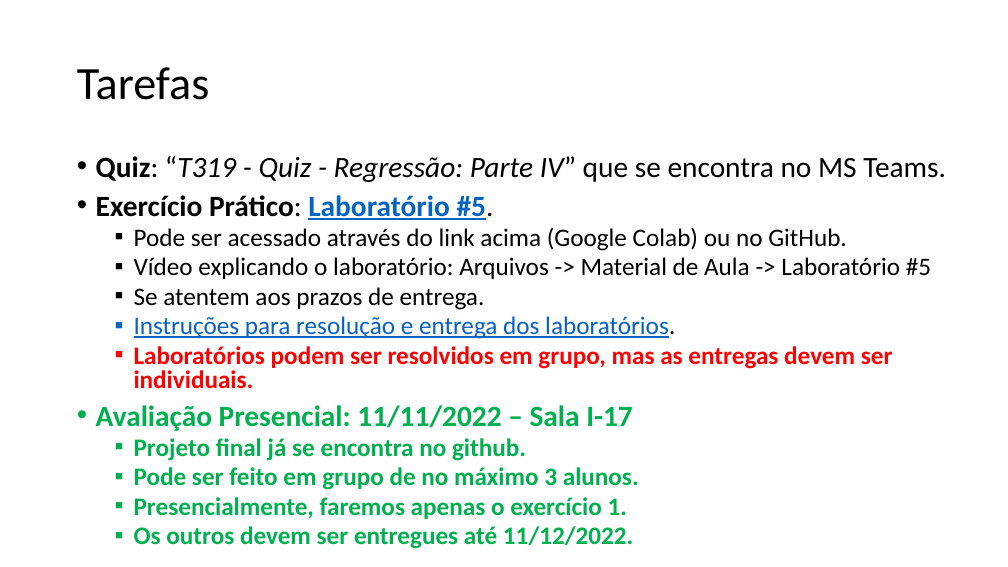
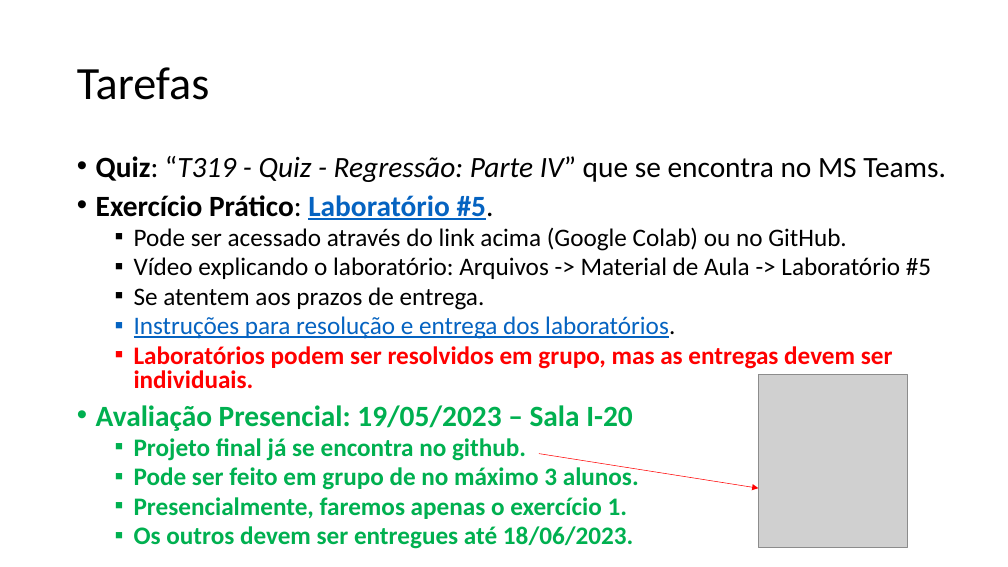
Before and after one commit to zz4fap/t319_aprendizado_de_maquina, a slide deck: slide 12 of slides/T319_Regressão_Linear (Parte IV).pptx. Drawn at 1008x567 pixels with LibreOffice and Linux fonts; fonts in the diff are those of the drawing; grey boxes stand for pictures. Boxes give left, top, right and bottom in pixels: in the first picture for what was removed or moved away, otherwise in the second. Text is boxed around its words. In the diff, an @@ line names an element or a change of style, - is before the commit and + after.

```diff
--- a/slides/T319_Regressão_Linear (Parte IV).pptx
+++ b/slides/T319_Regressão_Linear (Parte IV).pptx
@@ picture added at bbox=[758, 374, 907, 547] @@
@@ text at bbox=[96, 405, 633, 431]: text changed @@
-• Avaliação Presencial: 11/11/2022 – Sala I-17
+• Avaliação Presencial: 19/05/2023 – Sala I-20
@@ arrow added from (539, 454) to (758, 488), #FF0000 0.5 pt @@
@@ text at bbox=[134, 526, 633, 549]: text changed @@
-  ▪ Os outros devem ser entregues até 11/12/2022.
+  ▪ Os outros devem ser entregues até 18/06/2023.
```
Also in this commit, not shown: 2 other slides changed, 5 other files.
